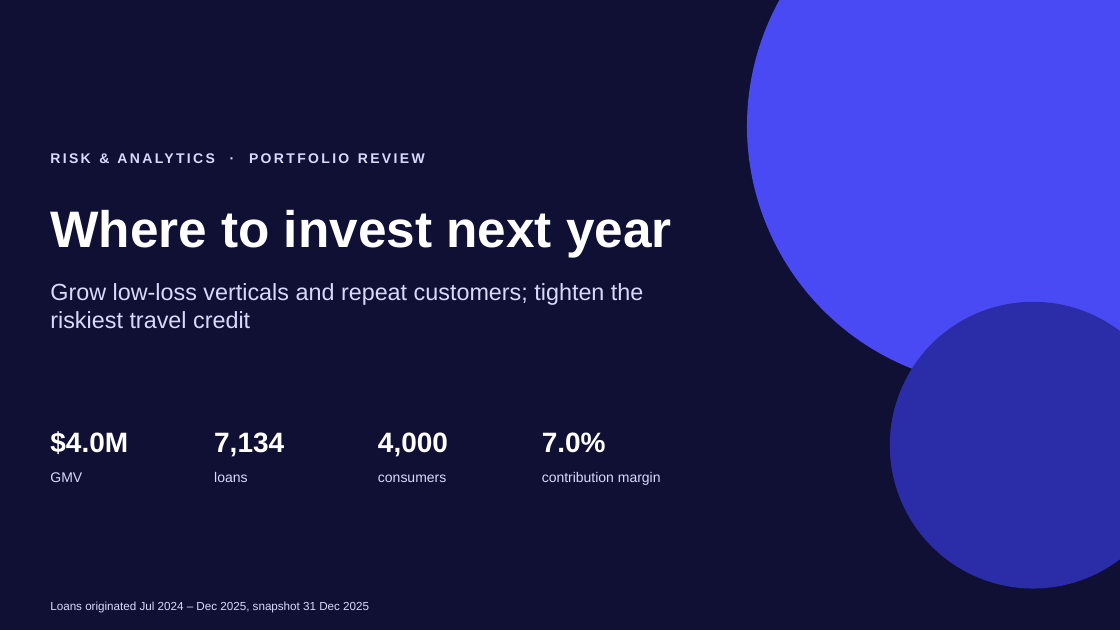
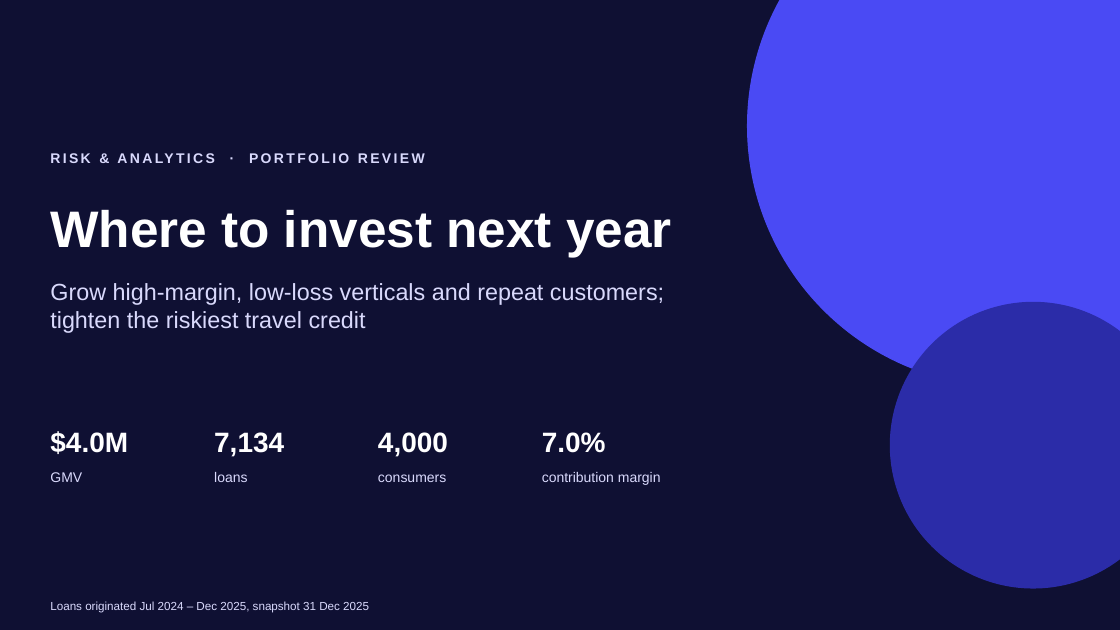
Before and after one commit to BrittanyZ919/Affirm-take-home-assignment, a slide deck: slide 1 of deck/portfolio_recommendation.pptx. Drawn at 1120x630 pixels with LibreOffice and Linux fonts; fonts in the diff are those of the drawing. Boxes give left, top, right and bottom in pixels: in the first picture for what was removed or moved away, otherwise in the second. Text is boxed around its words. In the diff, an @@ line names an element or a change of style, - is before the commit and + after.

```diff
--- a/deck/portfolio_recommendation.pptx
+++ b/deck/portfolio_recommendation.pptx
@@ text at bbox=[50, 283, 664, 333]: text changed @@
-Grow low-loss verticals and repeat customers; tighten the riskiest travel credit
+Grow high-margin, low-loss verticals and repeat customers; tighten the riskiest travel credit
```
Also in this commit, not shown: 4 other slides changed, 2 slides added.
